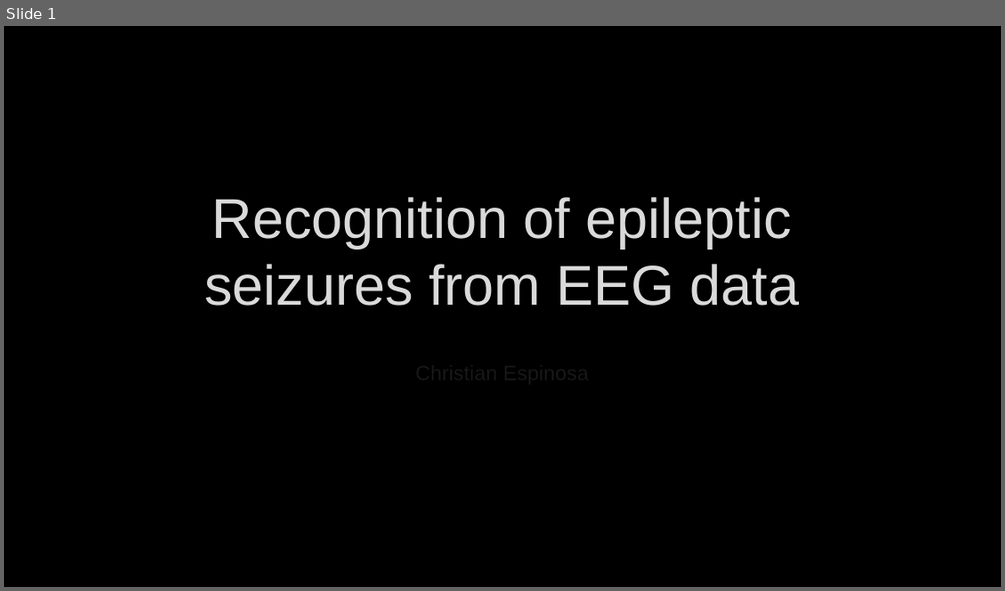
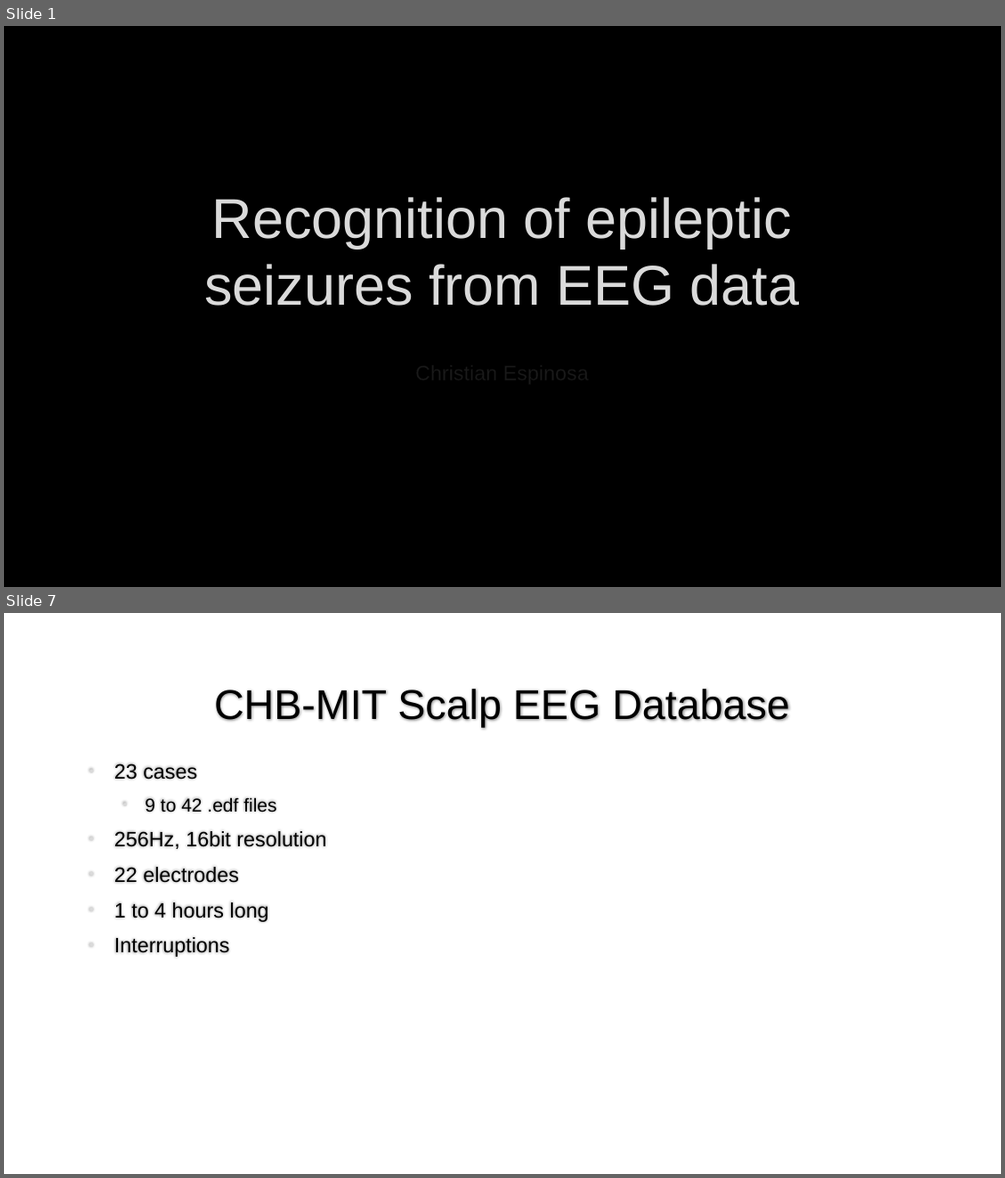
Before and after one commit to Christian-Espinosa/TFG-AI-detection-seizures, a slide deck: Documentation/PresentacióTFG.pptm. Shown one above the other, each under a label of ours: slide 1 before the commit, slides 1 and 7 after it; the slides between them are not shown. The pictures are 1005x591 and 1005x1178 pixels, drawn with LibreOffice and Linux fonts; fonts in the diff are those of the drawing; background and template pictures are left out. Boxes give left, top, right and bottom in pixels: in the first picture for what was removed or moved away, otherwise in the second. Text is boxed around its words. In the diff, an @@ line names an element or a change of style, - is before the commit and + after.

```diff
--- a/Documentation/PresentacióTFG.pptm
+++ b/Documentation/PresentacióTFG.pptm
@@ slide 7 added at [4,613,1001,1174], background #FFFFFF @@
@@ title added at [214,689,790,727], 40 pt, text #000000 @@
+CHB-MIT Scalp EEG Database
@@ text added at [114,763,326,957], 20 pt, text #000000 @@
+• 23 cases
+  • 9 to 42 .edf files
+• 256Hz, 16bit resolution
+• 22 electrodes
+• 1 to 4 hours long
+• Interruptions
```
Also in this commit, not shown: 13 other slides added, 1 slide removed, 2 other files.
